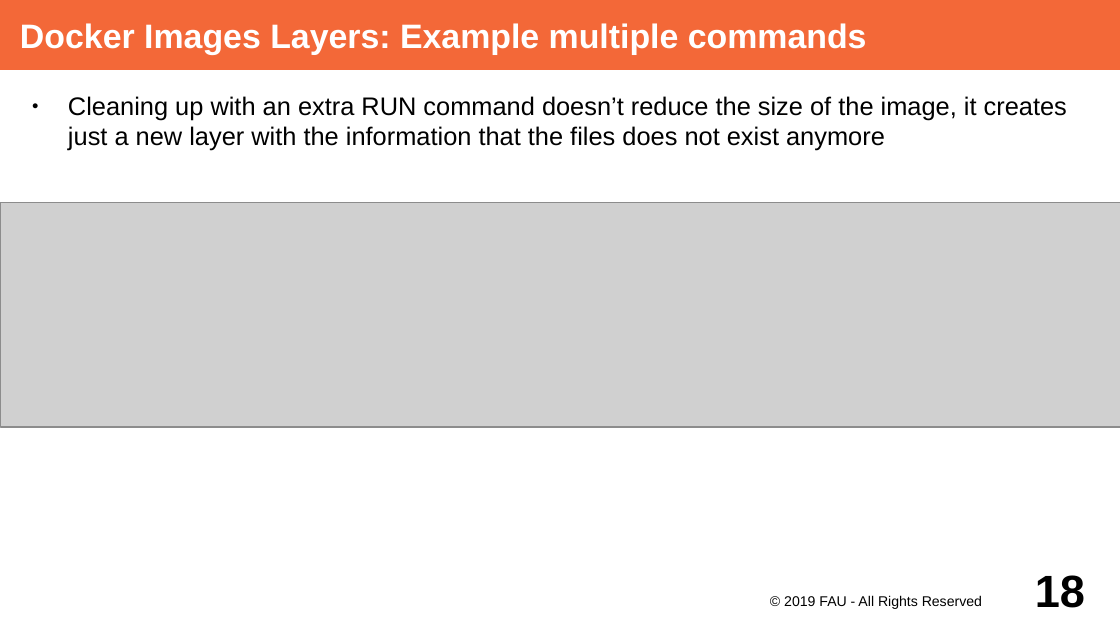
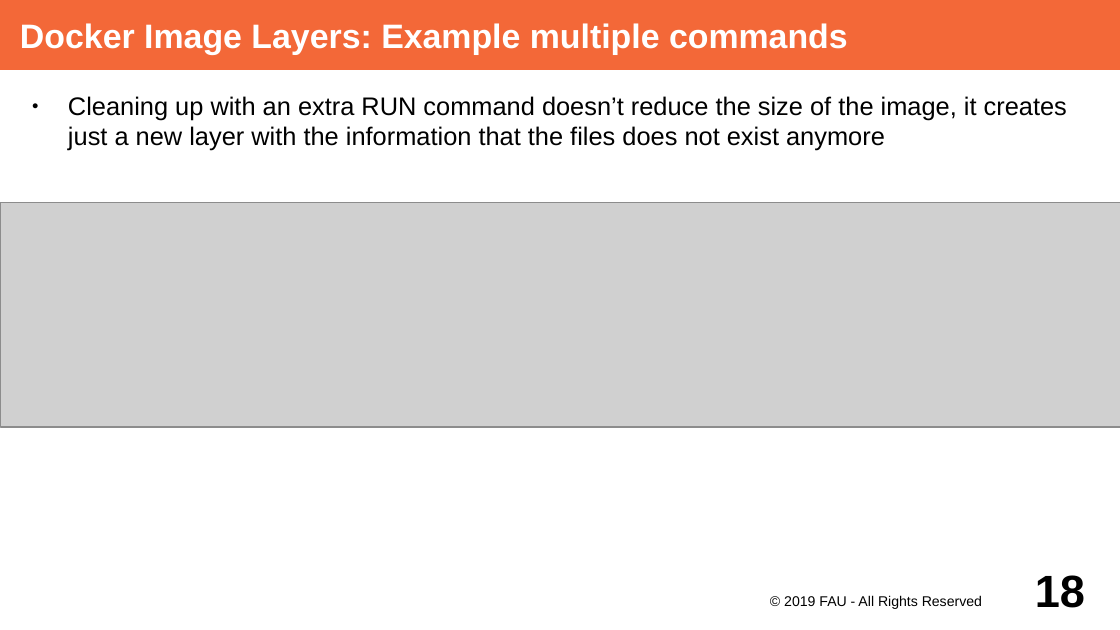
Before and after one commit to dirkriehle/adap-course, a slide deck: slide 18 of Lecture Slides/ADAP Z01 - Containerization.odp. Drawn at 1120x630 pixels with LibreOffice and Linux fonts; fonts in the diff are those of the drawing; grey boxes stand for pictures. Boxes give left, top, right and bottom in pixels: in the first picture for what was removed or moved away, otherwise in the second. Text is boxed around its words. In the diff, an @@ line names an element or a change of style, - is before the commit and + after.

```diff
--- a/Lecture Slides/ADAP Z01 - Containerization.odp
+++ b/Lecture Slides/ADAP Z01 - Containerization.odp
@@ title at [20,23,848,55]: text changed @@
-Docker Images Layers: Example multiple commands
+Docker Image Layers: Example multiple commands
```
Also in this commit, not shown: 8 other slides changed.
